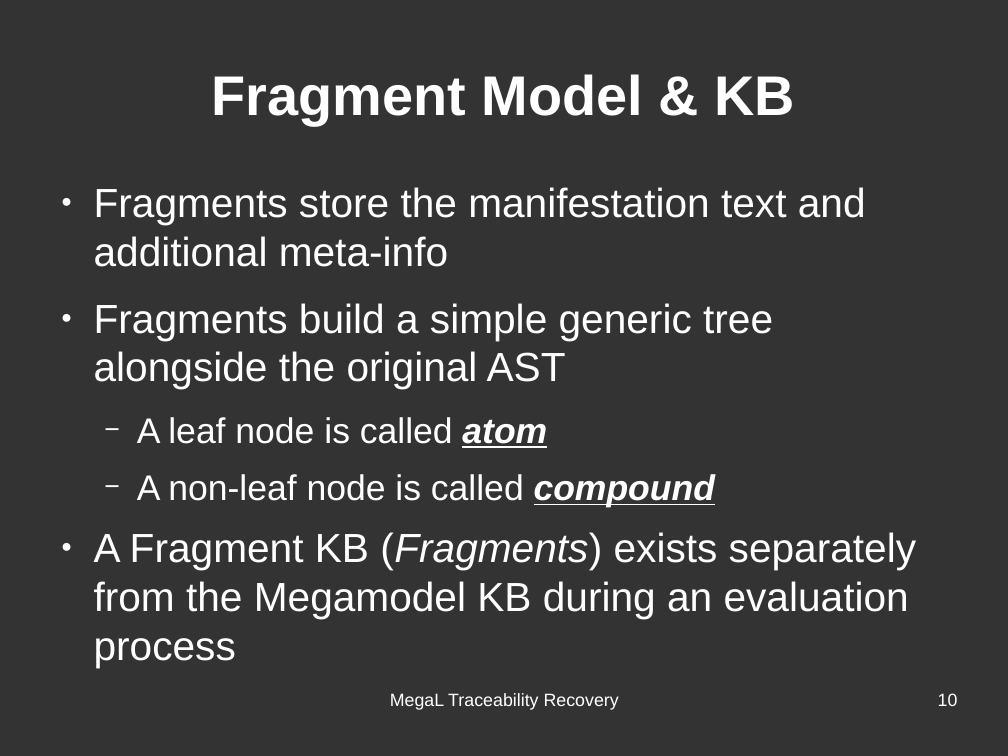
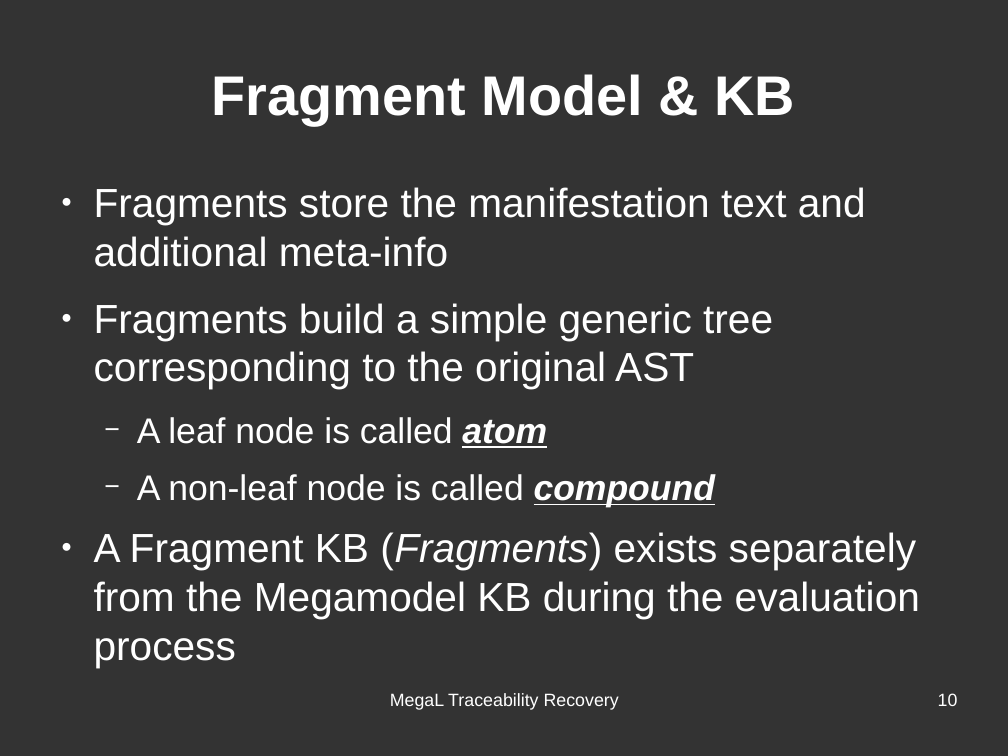
Before and after one commit to hayasam/megal-tr, a slide deck: slide 10 of slides/meeting-2016-06-28/meeting-2016-06-28.odp. Drawn at 1008x756 pixels with LibreOffice and Linux fonts; fonts in the diff are those of the drawing. Boxes give left, top, right and bottom in pixels: in the first picture for what was removed or moved away, otherwise in the second. Text is boxed around its words. In the diff, an @@ line names an element or a change of style, - is before the commit and + after.

```diff
--- a/slides/meeting-2016-06-28/meeting-2016-06-28.odp
+++ b/slides/meeting-2016-06-28/meeting-2016-06-28.odp
@@ text at (94,303,773,389): text changed @@
-● Fragments build a simple generic tree alongside the original AST
+● Fragments build a simple generic tree corresponding to the original AST
@@ text at (94,532,920,619): text changed @@
-● A Fragment KB (Fragments) exists separately from the Megamodel KB during an evaluation process
+● A Fragment KB (Fragments) exists separately from the Megamodel KB during the evaluation process
```
Also in this commit, not shown: 5 other slides changed, 3 slides added, 3 other files.
